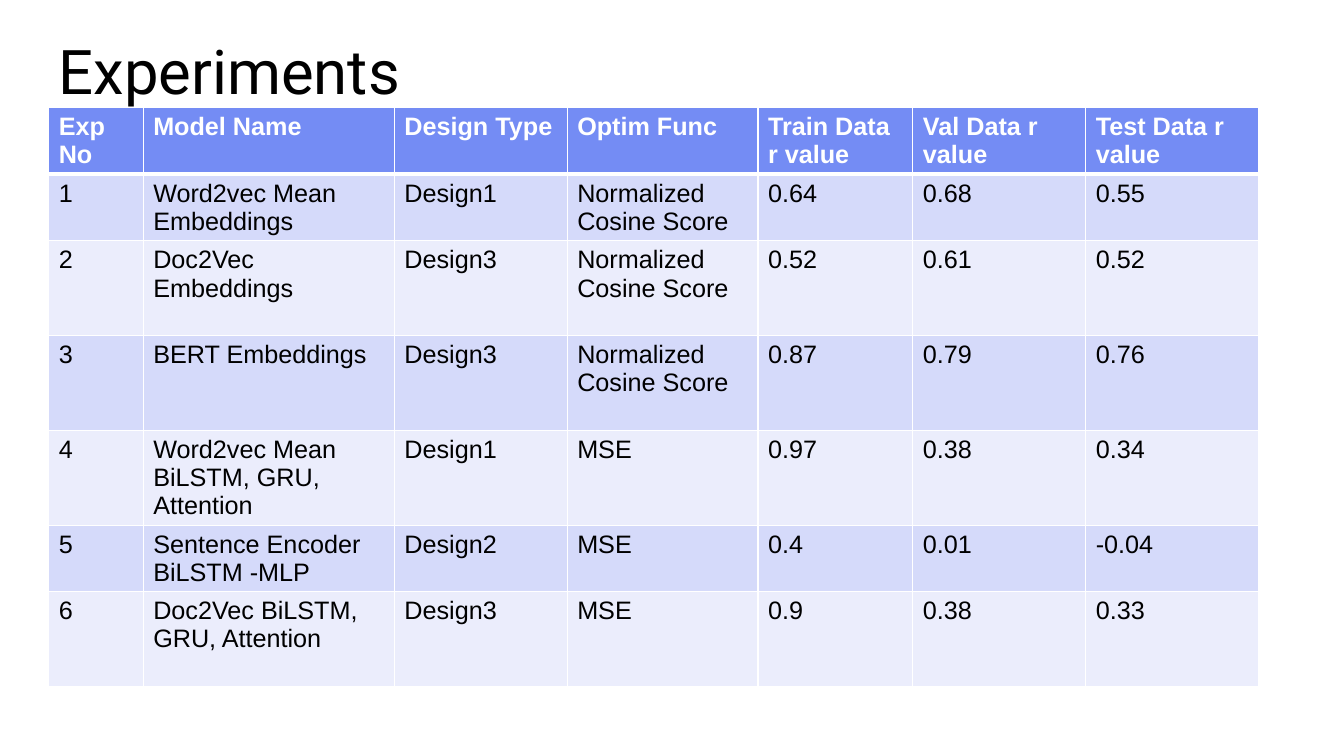
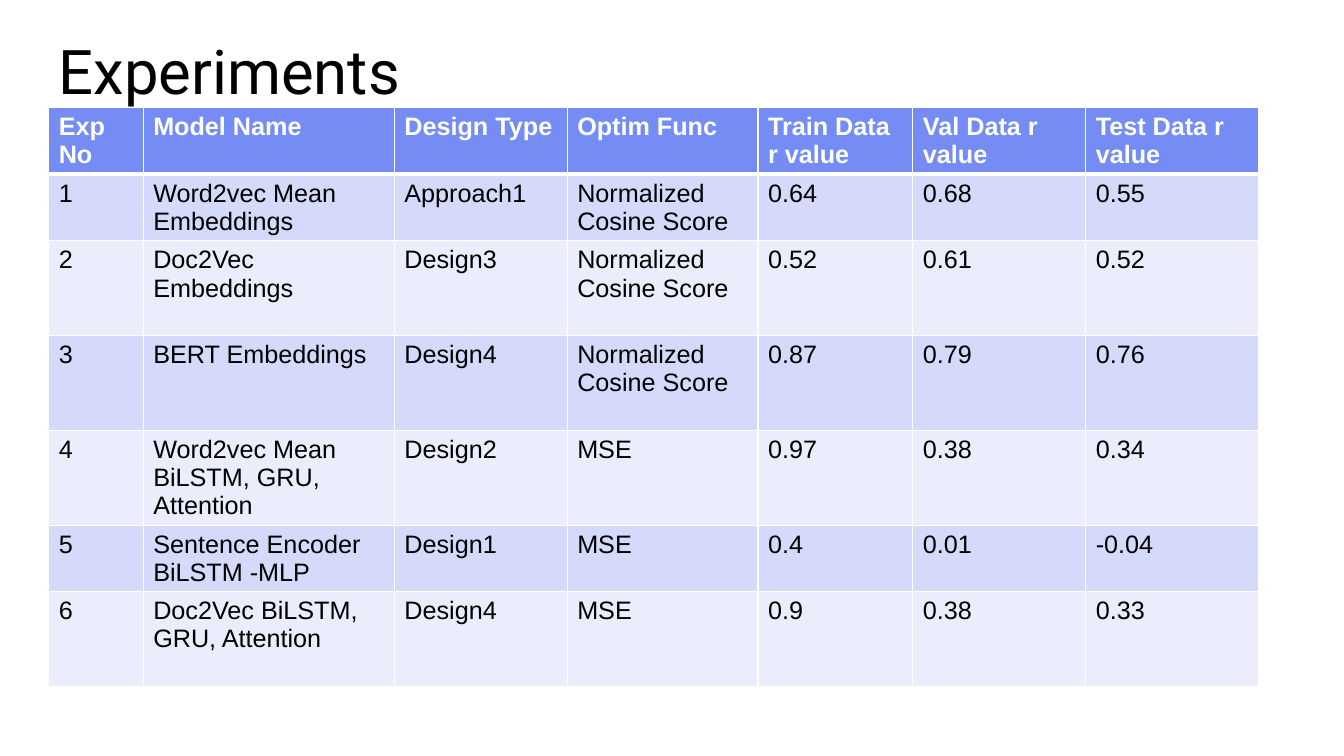
Before and after one commit to tanalpha-aditya/Advanced_Semantic_similarity, a slide deck: slide 8 of 4-final_report.pptx (slide 7 before the commit). Drawn at 1344x756 pixels with LibreOffice and Linux fonts; fonts in the diff are those of the drawing. Boxes give left, top, right and bottom in pixels: in the first picture for what was removed or moved away, otherwise in the second. Text is boxed around its words. In the diff, an @@ line names an element or a change of style, - is before the commit and + after.

```diff
--- a/4-final_report.pptx
+++ b/4-final_report.pptx
@@ table at [48,108,1257,723] @@
-row 2, column 3: Design1
+row 2, column 3: Approach1
-row 4, column 3: Design3
+row 4, column 3: Design4
-row 5, column 3: Design1
+row 5, column 3: Design2
-row 6, column 3: Design2
+row 6, column 3: Design1
-row 7, column 3: Design3
+row 7, column 3: Design4
```
Also in this commit, not shown: 5 other slides changed, 3 slides added, 6 other files.
